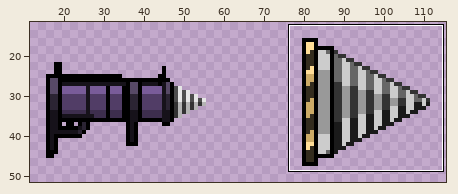
File history of a pixel-art file, material/DrillClusterItem.aseprite. The first picture is a wide view before the edit; the outline marks the close-up.
Close-up. The starting point:
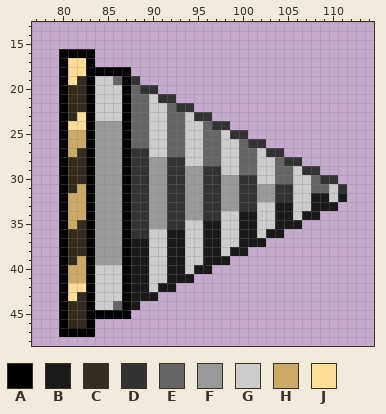
128x128 pixels, 1 frame. Shown: x 77..114, y 13..48. The wide view leaves out empty margins.
Palette (. is transparent): A #000000  B #1a1a1a  C #332c1e  D #333333  E #666666  F #999999  G #cccccc  H #ccaa66  J #ffdd97
Once edited:
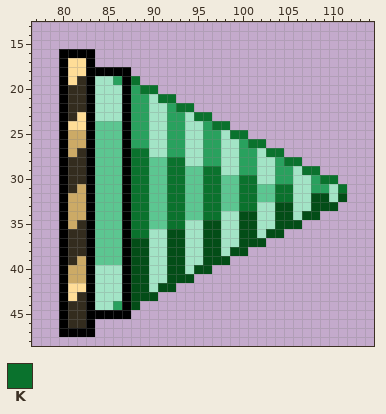
Colours new in this view: K #0a722d
Changes in this commit:
layer "レイヤー 3" added
colour B: #1a1a1a -> #034d17
colour E: #666666 -> #29a15e
colour F: #999999 -> #5cc691
colour G: #cccccc -> #a3e4c6
Layer "レイヤー 3":
y 19: x 88 D -> K
y 20: x 89..90 DD -> KK
y 21: x 91..92 DD -> KK
y 22: x 93..94 DD -> KK
y 23: x 95..96 DD -> KK
y 24: x 97..98 DD -> KK
y 25: x 99..100 DD -> KK
y 26: x 101..102 DD -> KK
y 27: x 88..89 DD -> KK; x 103..104 DD -> KK
y 28: x 88..89 DD -> KK; x 92..93 DD -> KK; x 105..106 DD -> KK
y 29: x 88..89 DD -> KK; x 92..93 DD -> KK; x 96..97 DD -> KK; x 107..108 DD -> KK
y 30: x 88..89 DD -> KK; x 92..93 DD -> KK; x 96..97 DD -> KK; x 100..101 DD -> KK; x 109..110 DD -> KK
y 31: x 88..89 DD -> KK; x 92..93 DD -> KK; x 96..97 DD -> KK; x 100..101 DD -> KK; x 104..105 DD -> KK; x 111 D -> K
y 32: x 88..89 DD -> KK; x 92..93 DD -> KK; x 96..97 DD -> KK; x 100..101 DD -> KK; x 104..105 DD -> KK
y 33: x 88..89 DD -> KK; x 92..93 DD -> KK; x 96..97 DD -> KK; x 100..101 DD -> KK
y 34: x 88..89 DD -> KK; x 92..93 DD -> KK; x 96..97 DD -> KK
y 35: x 88..89 DD -> KK; x 92..93 DD -> KK
y 36: x 88..89 DD -> KK
